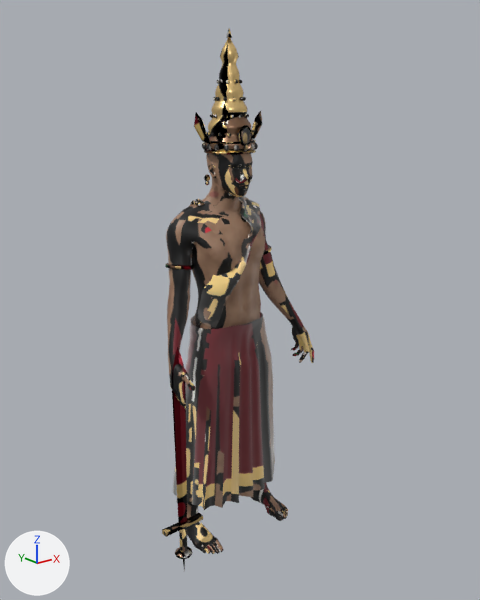
Renders of the glTF model reels/porus/assets/soldiers_glb/puru.glb from each side of a commit.
Before and after are seen from a 50 mm lens placed at (-1.65, -2.12, 2.01), pointed at (0.04, -0.02, 1.16). Every picture has the same lights, and +X, +Y and +Z are marked at lower left. The older version comes first. Vertices at exactly the same position are counted once.

Names of what the first picture shows: 'A_puru'.
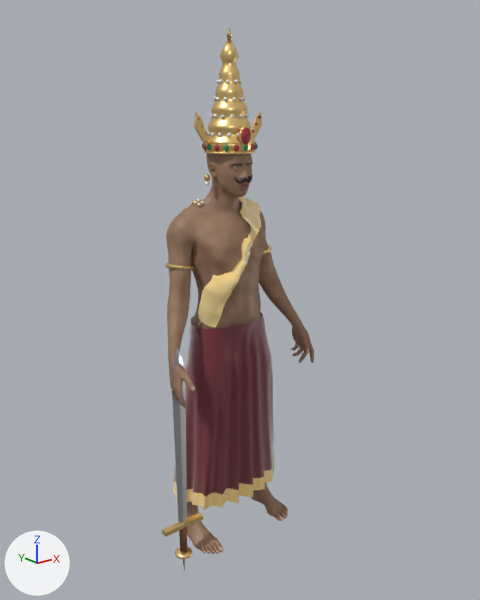
Changed parts and their boxes (x1, y1, x2, y2) in the pictures (480 x 600 px):
```json
{"object": "A_puru", "change": "surface changed", "before": [162, 29, 314, 567], "after": [162, 29, 314, 567]}
```

Edits to the scene script, one JSON object a line:
```json
{"op": "remove", "block": "mat_k_gold_006", "code": "mat_k_gold_006.texture = img_puru_albedo"}
{"op": "add", "block": "mat_k_gold_006", "code": "mat_k_gold_006.base_color = (1.0, 0.71, 0.29)  # beige #ffdb93"}
{"op": "remove", "block": "mat_k_steel_007", "code": "mat_k_steel_007.texture = img_puru_albedo"}
{"op": "add", "block": "mat_k_steel_007", "code": "mat_k_steel_007.base_color = (0.62, 0.62, 0.64)  # light grey #ceced1"}
{"op": "remove", "block": "mat_k_gold_007", "code": "mat_k_gold_007.texture = img_puru_albedo"}
{"op": "add", "block": "mat_k_gold_007", "code": "mat_k_gold_007.base_color = (1.0, 0.71, 0.29)  # beige #ffdb93"}
{"block": "me_béziercurve_008", "where": "me_béziercurve_008.from_pydata(...)  # 23449 vertices, 45610 faces; spans x -0.42..0.39, y -0.16..0.18, z 0.0..2.24"}
{"block": "me_béziercurve_008", "where": "# used by ob_a_puru; location = (0.0, 0.0, 0.0)"}
{"block": "me_béziercurve_008", "change": "me_béziercurve_008 part 1: texture (UV) coordinates of 45610 of 45610 faces, centred in x -0.42..0.39, y -0.16..0.18, z 0.08..2.21, changed; they spanned u 0.0..1.0, v 0.0..0.99 and now span u 0.0..0.99, v 0.0..0.99"}
```
